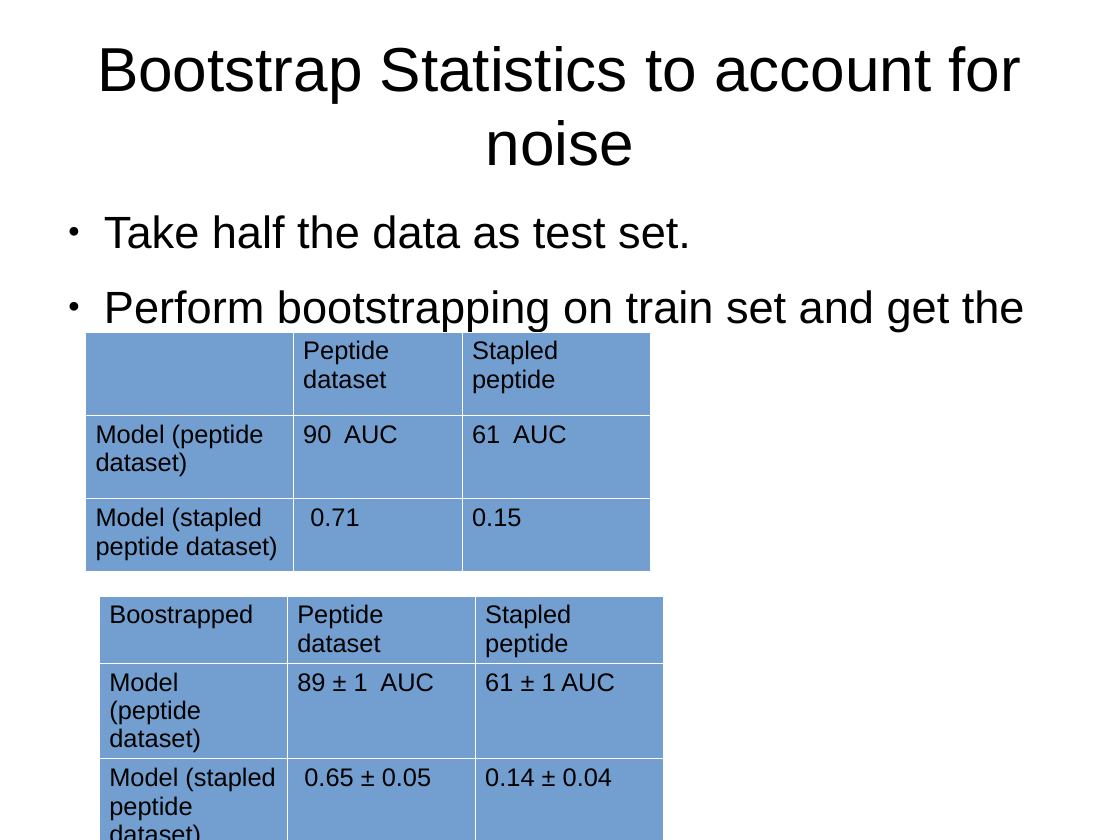
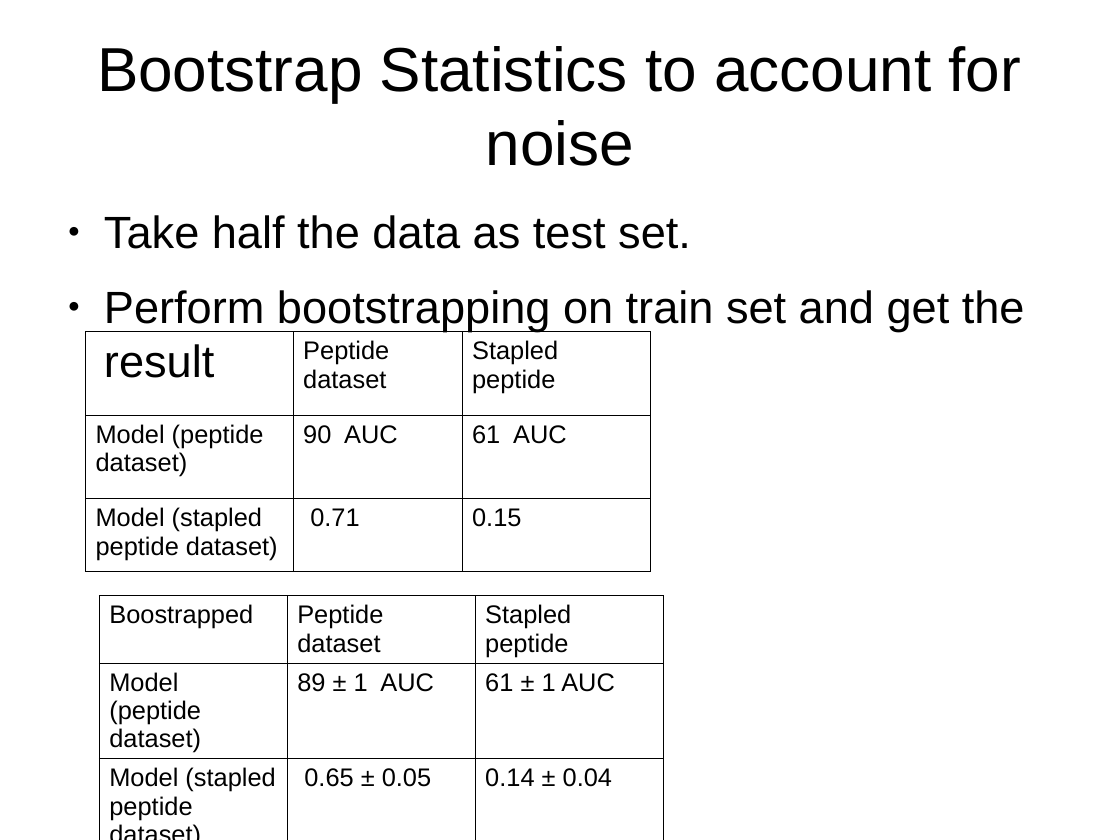
Before and after one commit to leexa90/Projects, a slide deck: slide 16 of toxicity/Final/Permability/all_seq/permaubility slides.odp. Drawn at 1120x840 pixels with LibreOffice and Linux fonts; fonts in the diff are those of the drawing. Boxes give left, top, right and bottom in pixels: in the first picture for what was removed or moved away, otherwise in the second. Text is boxed around its words. In the diff, an @@ line names an element or a change of style, - is before the commit and + after.

```diff
--- a/toxicity/Final/Permability/all_seq/permaubility slides.odp
+++ b/toxicity/Final/Permability/all_seq/permaubility slides.odp
@@ table at (x1=85, y1=331, x2=650, y2=571) @@
@@ fill #729FCF to none in 8 cells @@
@@ borders changed @@
@@ table at (x1=100, y1=596, x2=664, y2=826) @@
@@ fill #729FCF to none in 9 cells @@
@@ borders changed @@
```
Also in this commit, not shown: 3 other slides changed, 5 slides added, 11 other files.
